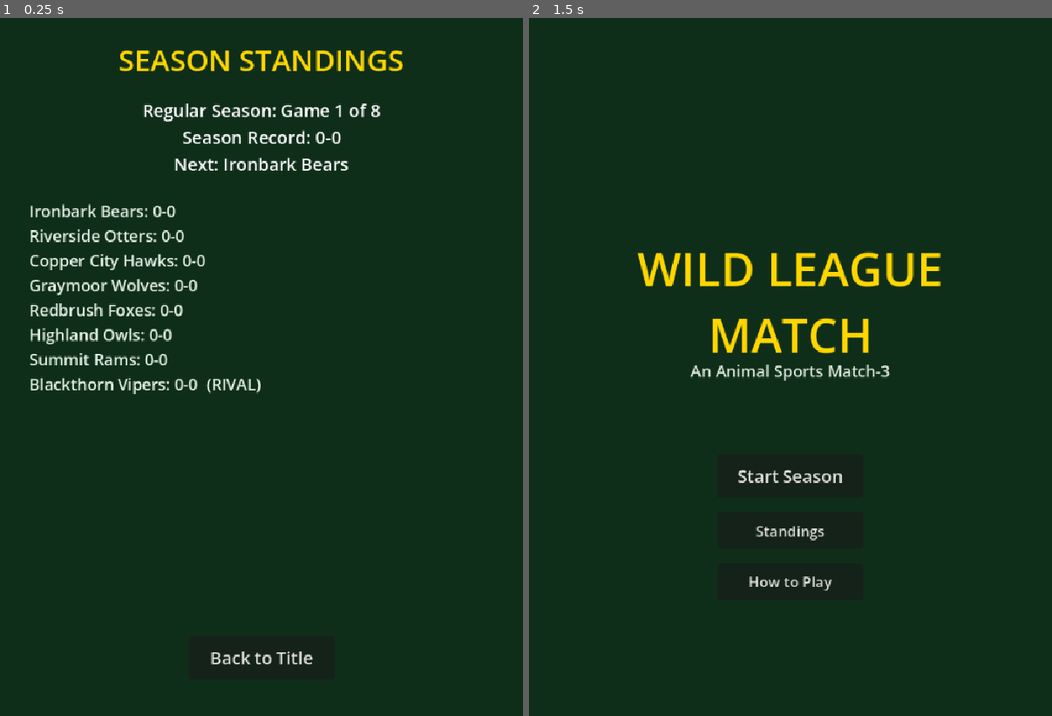
Above: before the commit, frames 1-2 (left to right).
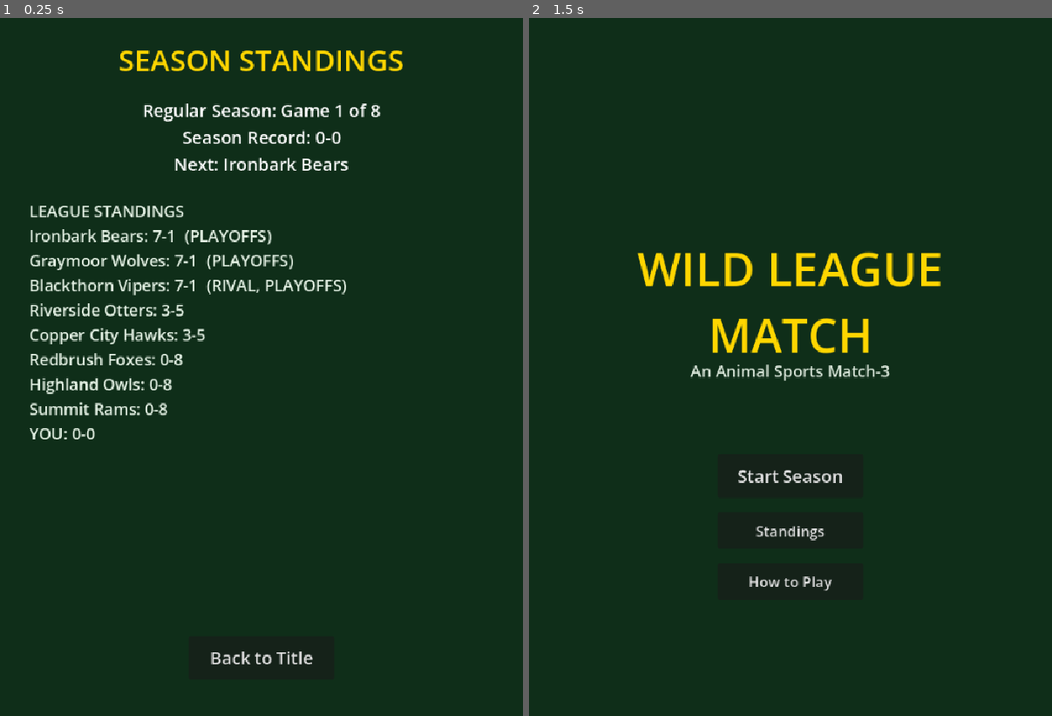
Above: after the commit, the same moments.

Repository: Pazderk/Wild-League-Match
Game: Godot game, scene res://scenes/standings_screen.tscn
Two runs of this game, one before a commit and one after it. Both use one fixed random seed, a clock stepped at 60 frames per second and the inputs below. This scene is started directly instead of the project's main scene.
Inputs (mouse positions are in pixels of both pictures, inside the frame that each line leads up to):
- Up to frame 1 (0.25 s): no input
- Up to frame 2 (1.5 s): tap Enter at 0.5 s; move the mouse to (905, 332) at 0.52 s; click (905, 332) at 0.67 s; click "Back to Title" at 1.25 s

The runs differ from the first frame. In frame 1, 3.7% of the frame differs, in the area x 5-67%, y 26-61%; in frame 2, nothing differs.

Commit message:
Add real league standings: each team's own record, not just yours against them
- SeasonManager rolls a randomized overall record (0-8 wins) for each of
  the 8 teams at the start of every season, kept fixed for that season's
  duration and persisted alongside the rest of the save. The Vipers
  always roll a qualifying record (5+ wins) so they're guaranteed to make
  the playoffs, matching the guaranteed-Finals-rival design.
- The "other semifinal" flavor text now prefers a loser that actually
  qualified per these rolled standings, instead of picking any of the 8
  teams at random.
- Standings screen now shows a real sorted league table (all 8 teams'
  own records plus YOU, tagged RIVAL/PLAYOFFS) instead of just your
  personal record against each team.

Verified the Vipers qualify in 200/200 rolls, every record sums to 8
games, records are fixed across a simulated mid-season restart (not
re-rolled), a fresh install still gets them rolled, and the standings
screen renders the sorted table correctly.

Diff:
--- a/scripts/season_manager.gd
+++ b/scripts/season_manager.gd
@@ -39,6 +39,12 @@
 ]
 
 var records := {} # team_name -> {"wins": int, "losses": int}; regular season only
+# Each of the 8 teams' own overall record for the season (not the player's
+# record against them) — rolled once at the start of the season and fixed
+# for its duration, purely for standings-table flavor. The Vipers always
+# roll a qualifying record; nothing about the actual Semifinal/Finals
+# matchups depends on this, they're still fixed regardless.
+var league_records := {} # team_name -> {"wins": int, "losses": int}
 var current_team_index := 0
 var regular_games_played := 0
 var regular_wins := 0
@@ -59,6 +65,8 @@
 func _ready() -> void:
 	_load()
 	_load_prefs()
+	if league_records.is_empty():
+		_roll_league_records()
 
 
 func mark_tutorial_seen() -> void:
@@ -182,15 +190,44 @@
 
 
 func _roll_other_semifinal_flavor() -> void:
+	# Prefer a "loser" that actually qualified per this season's rolled
+	# league standings, so the flavor line doesn't casually claim a
+	# non-playoff team was in a semifinal. Falls back to anyone if this
+	# season's rolls happened to leave no other qualifier.
+	var qualified := []
 	var candidates := []
 	for t in teams:
-		if t.name != SEMIFINAL_OPPONENT_NAME and t.name != RIVAL_NAME:
-			candidates.append(t.name)
-	var loser: String = candidates[randi() % candidates.size()]
+		if t.name == SEMIFINAL_OPPONENT_NAME or t.name == RIVAL_NAME:
+			continue
+		candidates.append(t.name)
+		var record: Dictionary = get_league_record(t.name)
+		if record.wins >= WINS_NEEDED_TO_QUALIFY:
+			qualified.append(t.name)
+
+	var pool: Array = qualified if not qualified.is_empty() else candidates
+	var loser: String = pool[randi() % pool.size()]
 	var series_scores := ["2-0", "2-1"]
 	other_semifinal_result = "In the other semifinal, the %s defeated the %s %s." % [
 		RIVAL_NAME, loser, series_scores[randi() % series_scores.size()]
 	]
+
+
+## Each team's own overall record for the season (standings-table flavor,
+## not the player's record against them) — the Vipers always roll a
+## qualifying record so they're guaranteed to make the playoffs.
+func _roll_league_records() -> void:
+	league_records = {}
+	for t in teams:
+		var wins: int
+		if t.rival:
+			wins = randi_range(WINS_NEEDED_TO_QUALIFY, REGULAR_SEASON_GAMES)
+		else:
+			wins = randi_range(0, REGULAR_SEASON_GAMES)
+		league_records[t.name] = {"wins": wins, "losses": REGULAR_SEASON_GAMES - wins}
+
+
+func get_league_record(team_name: String) -> Dictionary:
+	return league_records.get(team_name, {"wins": 0, "losses": 0})
 
 
 func get_record(team_name: String) -> Dictionary:
@@ -216,6 +253,7 @@
 	series_player_wins = 0
 	series_opponent_wins = 0
 	other_semifinal_result = ""
+	_roll_league_records()
 	_save()
 
 
@@ -230,6 +268,7 @@
 		"series_player_wins": series_player_wins,
 		"series_opponent_wins": series_opponent_wins,
 		"other_semifinal_result": other_semifinal_result,
+		"league_records": league_records,
 	}
 	var f := FileAccess.open(SAVE_PATH, FileAccess.WRITE)
 	if f:
@@ -258,6 +297,7 @@
 	series_player_wins = parsed.get("series_player_wins", 0)
 	series_opponent_wins = parsed.get("series_opponent_wins", 0)
 	other_semifinal_result = parsed.get("other_semifinal_result", "")
+	league_records = parsed.get("league_records", {})
 
 	# A terminal stage is saved the instant it's computed, not when the
 	# player clicks "New Season" — if the app closed before that click, the
--- a/scripts/standings_screen.gd
+++ b/scripts/standings_screen.gd
@@ -39,10 +39,27 @@
 			return ""
 
 
+## A full league table: each team's own overall record this season (not
+## your record against them), plus your own record, sorted by wins with
+## RIVAL/PLAYOFFS tags — the Vipers always carry a qualifying record.
 func _build_teams_text() -> String:
-	var lines: Array = []
+	var entries: Array = []
 	for t in SeasonManager.teams:
-		var record: Dictionary = SeasonManager.get_record(t.name)
-		var marker := "  (RIVAL)" if t.rival else ""
-		lines.append("%s: %d-%d%s" % [t.name, record.wins, record.losses, marker])
+		var record: Dictionary = SeasonManager.get_league_record(t.name)
+		entries.append({"name": t.name, "wins": record.wins, "losses": record.losses, "rival": t.rival})
+	entries.append({
+		"name": "YOU", "wins": SeasonManager.regular_wins, "losses": SeasonManager.regular_losses, "rival": false
+	})
+
+	entries.sort_custom(func(a, b): return a.wins > b.wins)
+
+	var lines: Array = ["LEAGUE STANDINGS"]
+	for e in entries:
+		var tags: Array = []
+		if e.rival:
+			tags.append("RIVAL")
+		if e.wins >= SeasonManager.WINS_NEEDED_TO_QUALIFY:
+			tags.append("PLAYOFFS")
+		var tag_str := ("  (%s)" % ", ".join(tags)) if not tags.is_empty() else ""
+		lines.append("%s: %d-%d%s" % [e.name, e.wins, e.losses, tag_str])
 	return "\n".join(lines)
Not shown, changed: docs/index.html
Not shown, changed: docs/index.pck
